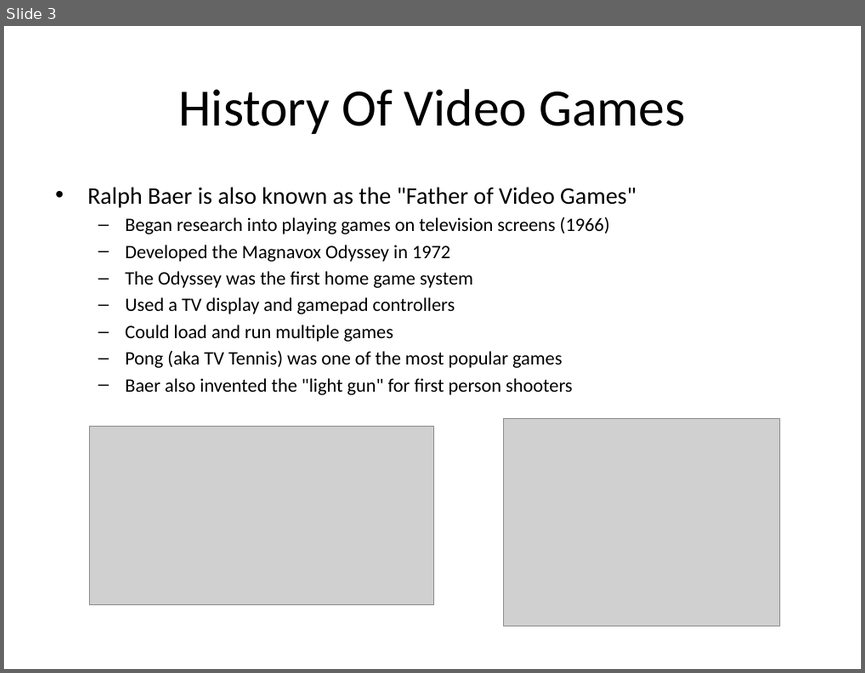
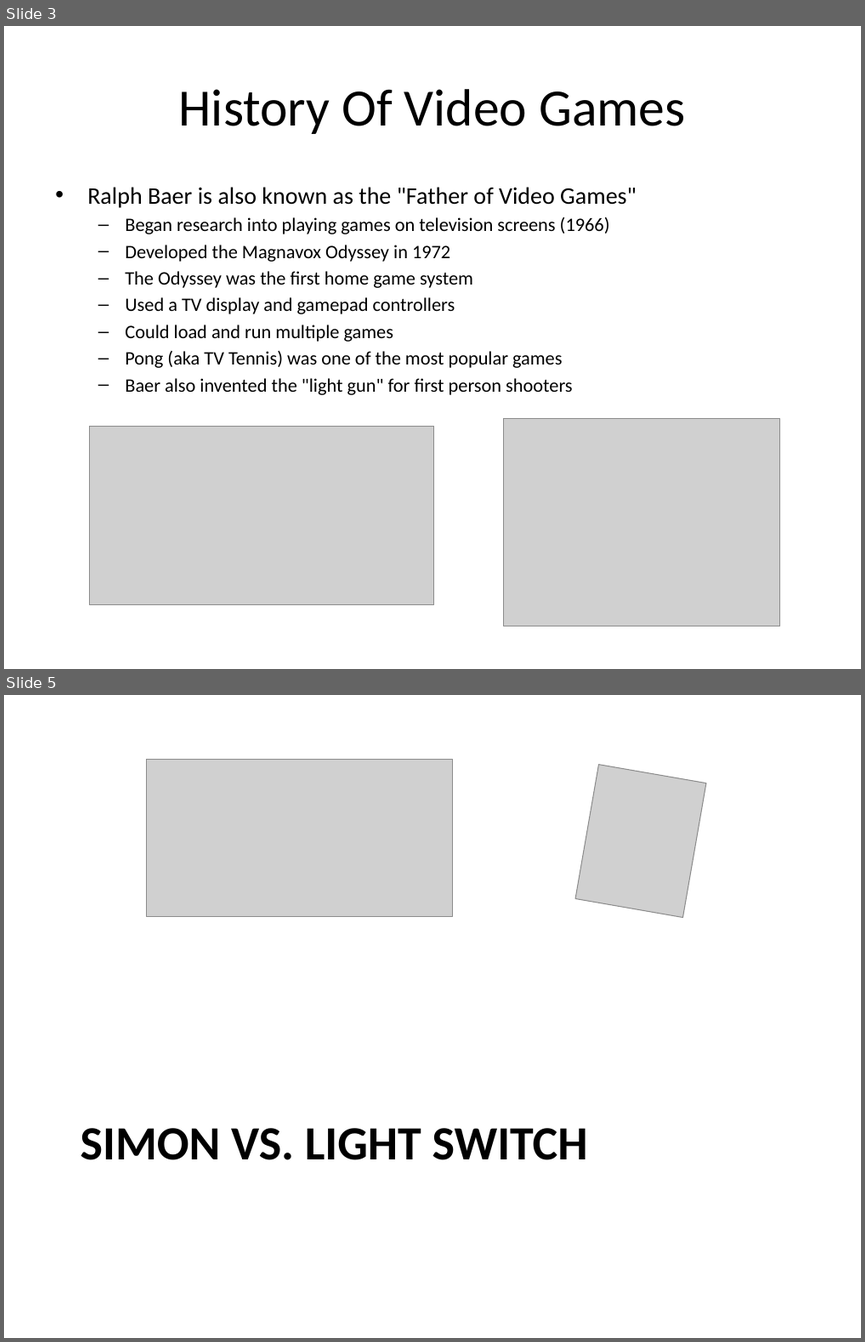
Before and after one commit to Greg5519/ICS2O0, a slide deck: Topic C Computers And Society/C.1 Lesson - Simon Game.pptx. Shown one above the other, each under a label of ours: slide 3 before the commit, slides 3 and 5 after it; the slides between them are not shown. The pictures are 865x673 and 865x1342 pixels, drawn with LibreOffice and Linux fonts; fonts in the diff are those of the drawing; grey boxes stand for pictures. Boxes give left, top, right and bottom in pixels: in the first picture for what was removed or moved away, otherwise in the second. Text is boxed around its words. In the diff, an @@ line names an element or a change of style, - is before the commit and + after.

```diff
--- a/Topic C Computers And Society/C.1 Lesson - Simon Game.pptx
+++ b/Topic C Computers And Society/C.1 Lesson - Simon Game.pptx
@@ slide 5 added at (4, 695, 861, 1338), background #FFFFFF @@
@@ picture added at (147, 760, 453, 916) @@
@@ picture added at (575, 765, 705, 918) @@
@@ title added at (80, 1128, 588, 1160), 40 pt, text #000000, bold @@
+SIMON VS. LIGHT SWITCH
```
Also in this commit, not shown: 4 other slides added, 3 other files.
